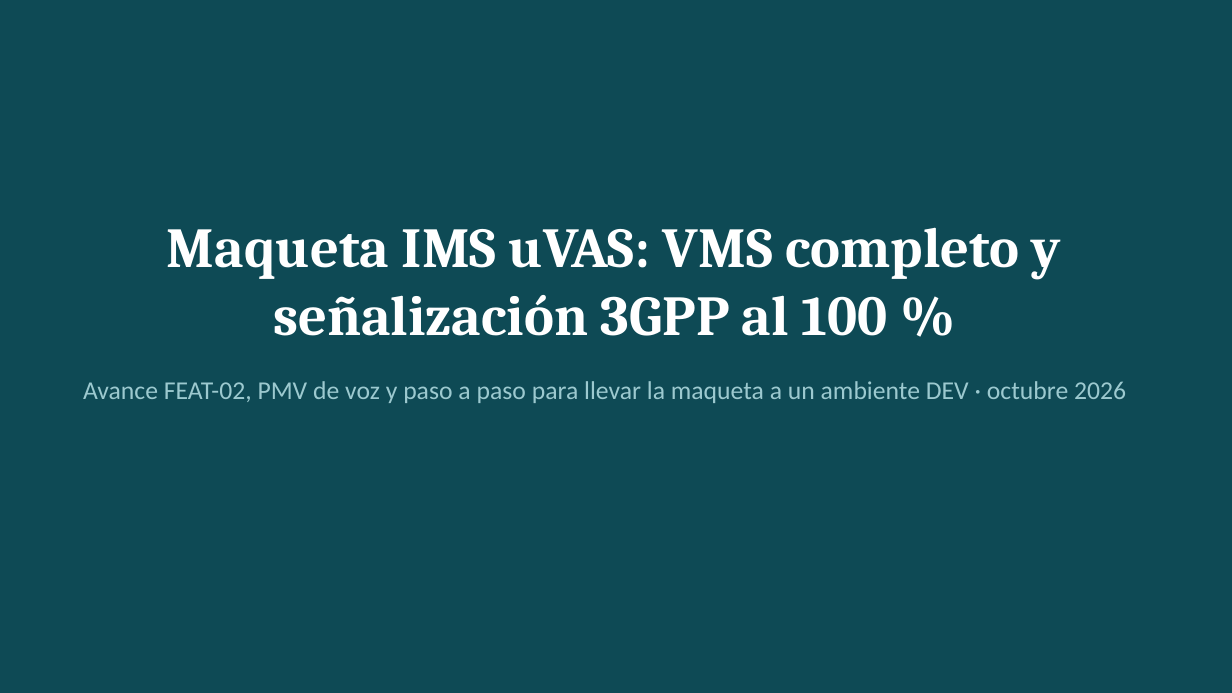
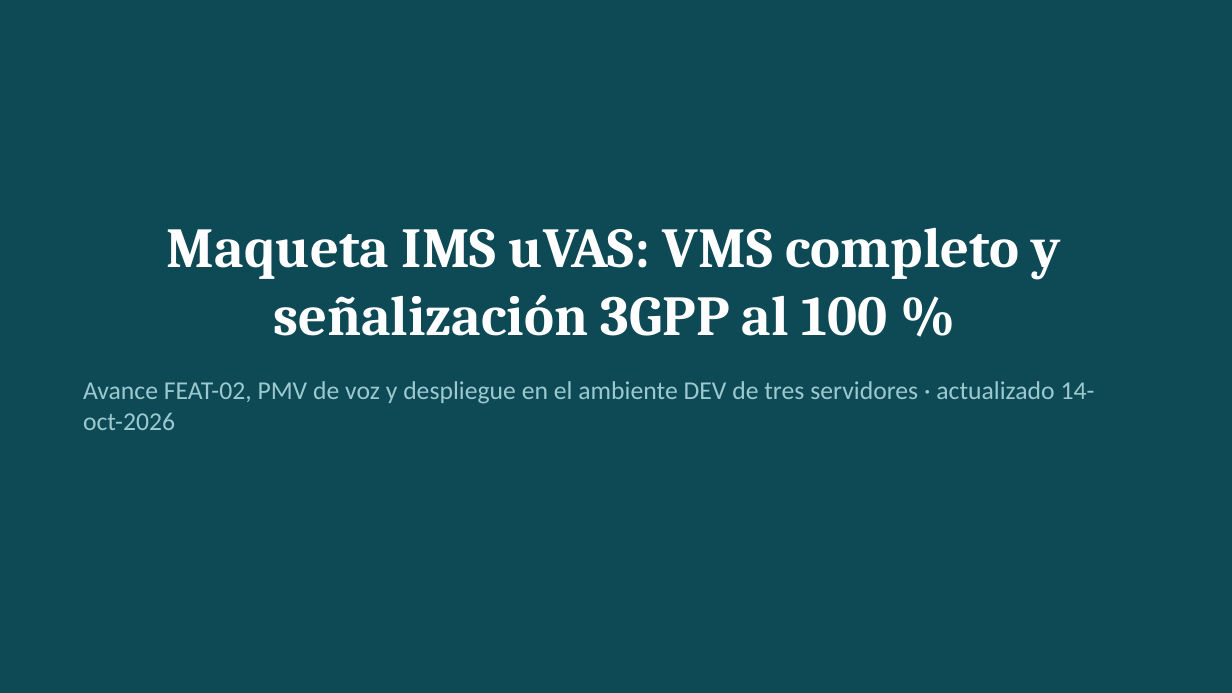
Before and after one commit to jhordyabonia/hacom-ivr, a slide deck: slide 1 of entregables-feat-02/04_presentaciones/FEAT-02_avance_PMV_ruta_DEV.pptx. Drawn at 1232x693 pixels with LibreOffice and Linux fonts; fonts in the diff are those of the drawing. Boxes give left, top, right and bottom in pixels: in the first picture for what was removed or moved away, otherwise in the second. Text is boxed around its words. In the diff, an @@ line names an element or a change of style, - is before the commit and + after.

```diff
--- a/entregables-feat-02/04_presentaciones/FEAT-02_avance_PMV_ruta_DEV.pptx
+++ b/entregables-feat-02/04_presentaciones/FEAT-02_avance_PMV_ruta_DEV.pptx
@@ text at (x1=83, y1=381, x2=1095, y2=430): text changed @@
-Avance FEAT-02, PMV de voz y paso a paso para llevar la maqueta a un ambiente DEV · octubre 2026
+Avance FEAT-02, PMV de voz y despliegue en el ambiente DEV de tres servidores · actualizado 14-oct-2026
```
Also in this commit, not shown: 6 other slides changed, 5 other files.
